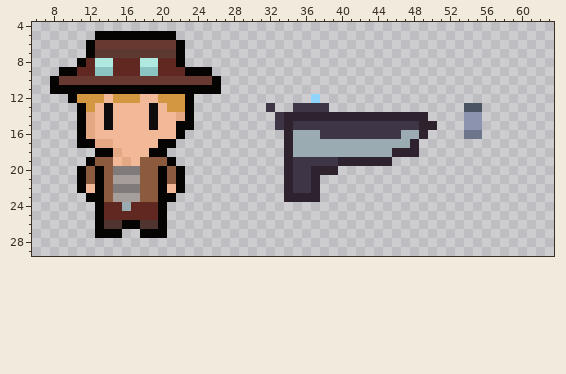
Two states of a pixel-art sprite, imports/armoury.png. The first picture shows the starting point.
The file is 64x32 pixels. Colours within 5 levels of each other are drawn and written as one. Shown: x 6..63, y 4..29.
Now the later version:
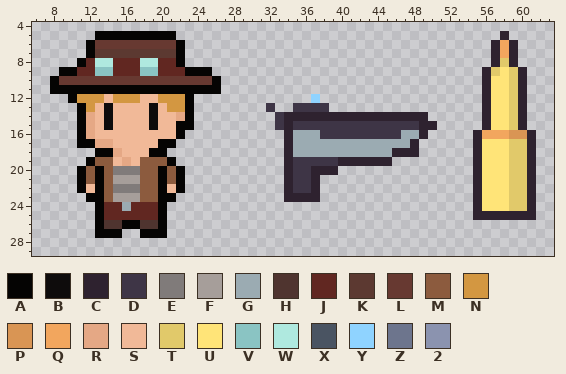
Palette (. is transparent): A #050403  B #0e0c0c  C #2e222f  D #3e3546  E #807b7a  F #a69e9a  G #9babb2  H #4f342f  J #612721  K #5c3931  L #673931  M #8c5b3e  N #d39741  P #d99554  Q #f2a65e  R #e5a885  S #f1b998  T #e1c96a  U #ffe478  V #8ac4c3  W #afe9df  X #4a5462  Y #8fd3ff  Z #6d758d  2 #8b93af
Change:
{"y":5,"x":58,"old":".","new":"C"}
{"y":6,"x":57,"old":"...","new":"CQC"}
{"y":7,"x":57,"old":"...","new":"CQC"}
{"y":8,"x":57,"old":"...","new":"CTC"}
{"y":9,"x":56,"old":".....","new":"CTUTC"}
{"y":10,"x":56,"old":".....","new":"CUUTC"}
{"y":11,"x":56,"old":".....","new":"CUUTC"}
{"y":12,"x":56,"old":".....","new":"CUUTC"}
{"y":13,"x":54,"old":"XX.....","new":"..CUUTC"}
{"y":14,"x":54,"old":"22.....","new":"..CUUTC"}
{"y":15,"x":54,"old":"22.....","new":"..CUUTC"}
{"y":16,"x":54,"old":"ZZ......","new":".CQQQPPC"}
{"y":17,"x":55,"old":".......","new":"CUUUTTC"}
{"y":18,"x":55,"old":".......","new":"CUUUTTC"}
{"y":19,"x":55,"old":".......","new":"CUUUTTC"}
{"y":20,"x":55,"old":".......","new":"CUUUTTC"}
{"y":21,"x":55,"old":".......","new":"CUUUTTC"}
{"y":22,"x":55,"old":".......","new":"CUUUTTC"}
{"y":23,"x":55,"old":".......","new":"CUUUTTC"}
{"y":24,"x":55,"old":".......","new":"CUUUTTC"}
{"y":25,"x":55,"old":".......","new":"CCCCCCC"}
{"label":"changed","picture_box":[464,31,536,220]}
